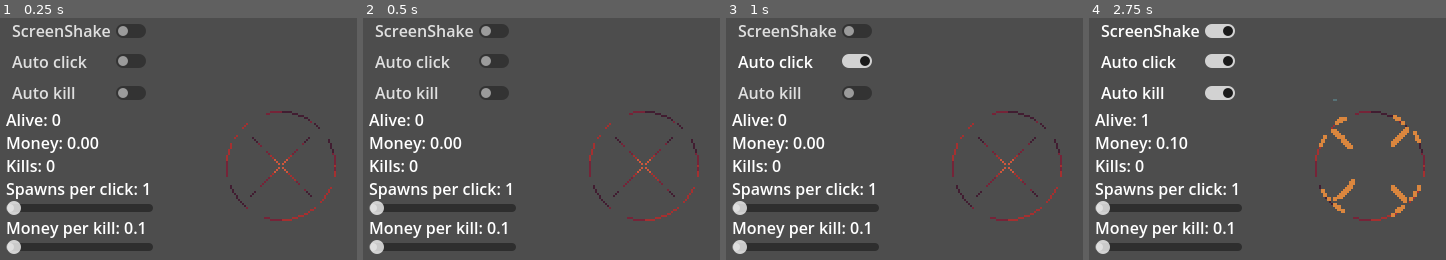
Above: before the commit, frames 1-4 (left to right).
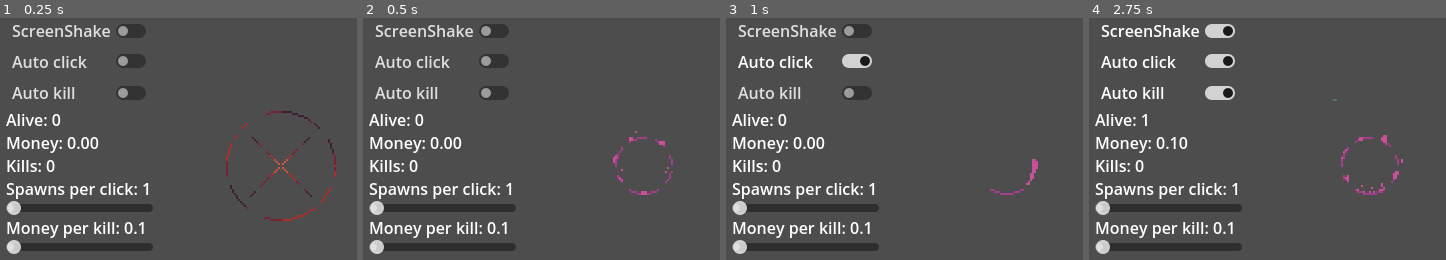
Above: after the commit, the same moments.

Repository: Jin9310/LudumDare55
Game: Godot game, scene res://NewGame/new_game.tscn
The game is run twice, just before and just after one commit, with the same random seed, the same clock (stepped at 60 frames per second) and the same inputs.
Inputs:
- Up to frame 1 (0.25 s): no input
- Up to frame 2 (0.5 s): no input
- Up to frame 3 (1 s): click "Auto click" at 0.5 s
- Up to frame 4 (2.75 s): click "ScreenShake" at 1.25 s; click "Auto kill" at 2 s

Frame 1 is identical in both runs. In frame 2, 1.1% of the frame differs, in the area x 63-95%, y 38-84%; in frame 3, 1.0%; in frame 4, 2.0%.

Commit message:
change of the auto click animation
mainly just a preparation for a animation change

Diff:
--- a/HUD/hud.tscn
+++ b/HUD/hud.tscn
@@ -16,6 +16,7 @@
 script = ExtResource("1_q15ox")
 
 [node name="MarginContainer" type="MarginContainer" parent="."]
+unique_name_in_owner = true
 anchors_preset = 15
 anchor_right = 1.0
 anchor_bottom = 1.0
--- a/Scenes/spawning_area.gd
+++ b/Scenes/spawning_area.gd
@@ -11,7 +11,10 @@
 #automatic clicking
 var click_timer: float
 
+var auto_anim_start_ended: bool = false
+
 func _ready():
+
 	number_of_clicks = clicks_to_spawn
 	click_timer = GameManager.click_timer_base
 
@@ -23,11 +26,19 @@
 			if GameManager.screen_shake: #do a screenshake even after automatick click
 				cam_shake()
 			emit_signal("spawn_basic_minion")
-			click_anim()
+			if GameManager.auto_click != true:
+				click_anim()
+			elif GameManager.auto_click == true && auto_anim_start_ended == true:
+				auto_click_anim()
 			#earn money
 			GameManager.usable_money += 1 * GameManager.click_money_multiplicator
 			#base timer can be updated so the auto clicks are faster
 			click_timer = GameManager.click_timer_base
+
+	if GameManager.auto_click == true:
+		if auto_anim_start_ended == false:
+			animPlayer.play("auto_click_start")
+
 
 func click_anim():
 	animPlayer.play("click")
@@ -39,7 +50,10 @@
 		##
 		if GameManager.screen_shake: #screen shake enabler > prepared for UI where I want users to choose if screenshake is allowed or not
 			cam_shake() #camera shake
-		click_anim() #play click animation
+		if GameManager.auto_click != true:
+			click_anim() #play click animation
+		elif GameManager.auto_click == true && auto_anim_start_ended == true:
+			auto_click_anim()
 		#play click sound
 		number_of_all_clicks += 1 # count all the clicks done
 		number_of_clicks -= 1
@@ -58,3 +72,11 @@
 
 func shake_ended(): #this is to make sure that camera ends in the correct position after shake
 	%CameraAnim.play("idle")
+
+func auto_click_anim():
+	animPlayer.play("auto_click")
+
+func animation_ended():
+	print("animation ended")
+	auto_anim_start_ended= true
+	auto_click_anim()
--- a/Scenes/spawning_area.tscn
+++ b/Scenes/spawning_area.tscn
@@ -22,6 +22,52 @@
 "values": [5]
 }
 
+[sub_resource type="Animation" id="Animation_tcptw"]
+resource_name = "auto_click"
+loop_mode = 1
+tracks/0/type = "value"
+tracks/0/imported = false
+tracks/0/enabled = true
+tracks/0/path = NodePath("Sprite2D:frame")
+tracks/0/interp = 1
+tracks/0/loop_wrap = true
+tracks/0/keys = {
+"times": PackedFloat32Array(0, 0.1, 0.2, 0.3, 0.4, 0.5, 0.6, 0.7, 0.8, 0.9),
+"transitions": PackedFloat32Array(1, 1, 1, 1, 1, 1, 1, 1, 1, 1),
+"update": 1,
+"values": [6, 7, 8, 9, 10, 11, 12, 13, 14, 15]
+}
+
+[sub_resource type="Animation" id="Animation_0djgy"]
+resource_name = "auto_click_start"
+length = 1.5
+tracks/0/type = "value"
+tracks/0/imported = false
+tracks/0/enabled = true
+tracks/0/path = NodePath("Sprite2D:frame")
+tracks/0/interp = 1
+tracks/0/loop_wrap = true
+tracks/0/keys = {
+"times": PackedFloat32Array(0, 0.1, 0.2, 0.3, 0.4, 0.5, 0.6, 0.7, 0.8, 0.9, 1, 1.1, 1.2, 1.3, 1.4),
+"transitions": PackedFloat32Array(1, 1, 1, 1, 1, 1, 1, 1, 1, 1, 1, 1, 1, 1, 1),
+"update": 1,
+"values": [16, 17, 18, 19, 20, 21, 22, 23, 24, 25, 26, 27, 28, 29, 30]
+}
+tracks/1/type = "method"
+tracks/1/imported = false
+tracks/1/enabled = true
+tracks/1/path = NodePath(".")
+tracks/1/interp = 1
+tracks/1/loop_wrap = true
+tracks/1/keys = {
+"times": PackedFloat32Array(1.4),
+"transitions": PackedFloat32Array(1),
+"values": [{
+"args": [],
+"method": &"animation_ended"
+}]
+}
+
 [sub_resource type="Animation" id="Animation_dwnpt"]
 resource_name = "click"
 length = 0.6
@@ -40,7 +86,7 @@
 
 [sub_resource type="Animation" id="Animation_kx7o4"]
 resource_name = "idle"
-length = 0.9
+length = 0.1
 loop_mode = 1
 tracks/0/type = "value"
 tracks/0/imported = false
@@ -53,38 +99,6 @@
 "transitions": PackedFloat32Array(1, 1, 1, 1, 1, 1, 1, 1, 1),
 "update": 1,
 "values": [5, 6, 7, 8, 9, 10, 11, 12, 13]
-}
-
-[sub_resource type="Animation" id="Animation_0djgy"]
-resource_name = "auto_click_start"
-length = 1.5
-tracks/0/type = "value"
-tracks/0/imported = false
-tracks/0/enabled = true
-tracks/0/path = NodePath("Sprite2D:frame")
-tracks/0/interp = 1
-tracks/0/loop_wrap = true
-tracks/0/keys = {
-"times": PackedFloat32Array(0, 0.1, 0.2, 0.3, 0.4, 0.5, 0.6, 0.7, 0.8, 0.9, 1, 1.1, 1.2, 1.3, 1.4),
-"transitions": PackedFloat32Array(1, 1, 1, 1, 1, 1, 1, 1, 1, 1, 1, 1, 1, 1, 1),
-"update": 1,
-"values": [16, 17, 18, 19, 20, 21, 22, 23, 24, 25, 26, 27, 28, 29, 30]
-}
-
-[sub_resource type="Animation" id="Animation_tcptw"]
-resource_name = "auto_click"
-loop_mode = 1
-tracks/0/type = "value"
-tracks/0/imported = false
-tracks/0/enabled = true
-tracks/0/path = NodePath("Sprite2D:frame")
-tracks/0/interp = 1
-tracks/0/loop_wrap = true
-tracks/0/keys = {
-"times": PackedFloat32Array(0, 0.1, 0.2, 0.3, 0.4, 0.5, 0.6, 0.7, 0.8, 0.9),
-"transitions": PackedFloat32Array(1, 1, 1, 1, 1, 1, 1, 1, 1, 1),
-"update": 1,
-"values": [6, 7, 8, 9, 10, 11, 12, 13, 14, 15]
 }
 
 [sub_resource type="AnimationLibrary" id="AnimationLibrary_qasb3"]
@@ -285,6 +299,7 @@
 libraries = {
 "": SubResource("AnimationLibrary_qasb3")
 }
+autoplay = "idle"
 
 [node name="Camera2D" type="Camera2D" parent="." index="3"]
 rotation = 0.136136
